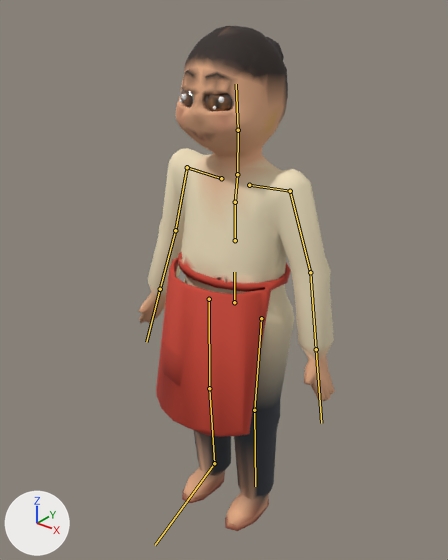
What one commit did to the glTF model assets/models/nguoi/coba.glb.
One viewpoint serves both versions: a camera (50 mm lens) standing at (1.002, -1.303, 1.629) and looking at (0.024, -0.081, 0.871). Arrows for +X, +Y and +Z are at lower left; the lights stay in place. The older version comes first. The bones that change, and the others that lie on the model, are drawn over the model as lines.

Names of what the first picture shows: 'Nguoi_coba'.
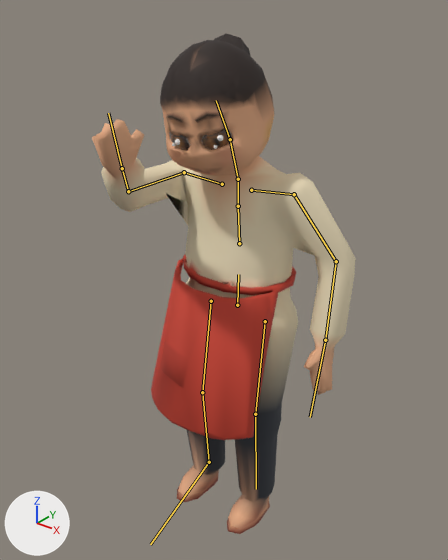
The newer file adds an action. The first version stands in its rest pose; the second is drawn at frame 27 of the action 'xoa_dau'.

Boxes (x1, y1, x2, y2) around the edits, measured in the pictures (448 x 560 px):
'Nguoi_coba', posed (34% wider)
    before: (138, 26, 335, 531)
    after: (92, 33, 356, 534)
bone 'hips', root to tip
    before: (234, 302) to (234, 272)
    after: (237, 305) to (238, 274)
bone 'spine', root to tip
    before: (235, 240) to (235, 202)
    after: (239, 243) to (238, 206)
bone 'chest', root to tip
    before: (235, 202) to (237, 175)
    after: (238, 206) to (238, 180)
bone 'clav.L', root to tip
    before: (249, 185) to (290, 191)
    after: (251, 190) to (294, 194)
bone 'upperarm.L', root to tip
    before: (290, 191) to (310, 272)
    after: (294, 194) to (336, 261)
bone 'forearm.L', root to tip
    before: (310, 272) to (316, 349)
    after: (336, 261) to (325, 340)
bone 'hand.L', root to tip
    before: (316, 349) to (321, 423)
    after: (325, 340) to (310, 417)
bone 'upperarm.R', root to tip
    before: (187, 167) to (175, 230)
    after: (184, 172) to (128, 191)
bone 'forearm.R', root to tip
    before: (175, 230) to (160, 289)
    after: (128, 191) to (122, 168)
bone 'hand.R', root to tip
    before: (160, 289) to (146, 342)
    after: (122, 168) to (108, 113)
bone 'neck', root to tip
    before: (237, 174) to (238, 130)
    after: (238, 179) to (230, 139)
bone 'head', root to tip
    before: (238, 130) to (236, 84)
    after: (230, 139) to (216, 100)
bone 'thigh.L', root to tip
    before: (261, 318) to (254, 410)
    after: (265, 321) to (255, 414)
bone 'shin.L', root to tip
    before: (254, 410) to (255, 486)
    after: (255, 414) to (256, 489)
bone 'thigh.R', root to tip
    before: (209, 299) to (209, 388)
    after: (211, 301) to (202, 392)
bone 'shin.R', root to tip
    before: (209, 388) to (214, 463)
    after: (202, 392) to (209, 462)
bone 'foot.R', root to tip
    before: (214, 463) to (155, 545)
    after: (209, 462) to (150, 544)

The change in detail:
Bone 'hips' (bone_hips) moves from (0.0, 0.0, 0.0) to (0.012, -0.004, 0.0).
Bone 'hips' (bone_hips) turns from (0, 0, 0) to (0, 2, -2) degrees about its own x, y and z.
Bone 'spine' (bone_spine) turns from (0, 0, 0) to (5, 0, 1) degrees about its own x, y and z.
Bone 'chest' (bone_chest) turns from (0, 0, 0) to (4, 1, 1) degrees about its own x, y and z.
Bone 'clav.L' (bone_clav_l) turns from (0, 0, 0) to (1, 0, 0) degrees about its own x, y and z.
Bone 'upperarm.L' (bone_upperarm_l) turns from (0, 0, 0) to (7, 0, -7) degrees about its own x, y and z.
Bone 'forearm.L' (bone_forearm_l) turns from (0, 0, 0) to (-29, 4, 14) degrees about its own x, y and z.
Bone 'hand.L' (bone_hand_l) turns from (0, 0, 0) to (-6, 10, 0) degrees about its own x, y and z.
Bone 'upperarm.R' (bone_upperarm_r) turns from (0, 0, 0) to (-103, 5, 4) degrees about its own x, y and z.
Bone 'forearm.R' (bone_forearm_r) turns from (0, 0, 0) to (-34, -12, -11) degrees about its own x, y and z.
Bone 'hand.R' (bone_hand_r) turns from (0, 0, 0) to (-8, -10, 12) degrees about its own x, y and z.
Bone 'neck' (bone_neck) turns from (0, 0, 0) to (9, 3, 0) degrees about its own x, y and z.
Bone 'head' (bone_head) turns from (0, 0, 0) to (4, 8, 3) degrees about its own x, y and z.
Bone 'thigh.L' (bone_thigh_l) turns from (0, 0, 0) to (-2, 0, -1) degrees about its own x, y and z.
Bone 'shin.L' (bone_shin_l) turns from (0, 0, 0) to (3, 0, 0) degrees about its own x, y and z.
Bone 'thigh.R' (bone_thigh_r) turns from (0, 0, 0) to (-5, 0, 1) degrees about its own x, y and z.
Bone 'shin.R' (bone_shin_r) turns from (0, 0, 0) to (9, 0, 0) degrees about its own x, y and z.
Bone 'foot.R' (bone_foot_r) turns from (0, 0, 0) to (4, 0, 0) degrees about its own x, y and z.
